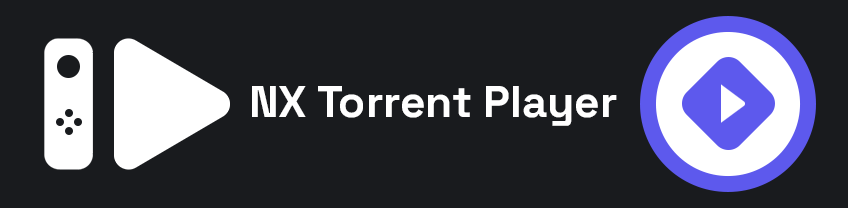
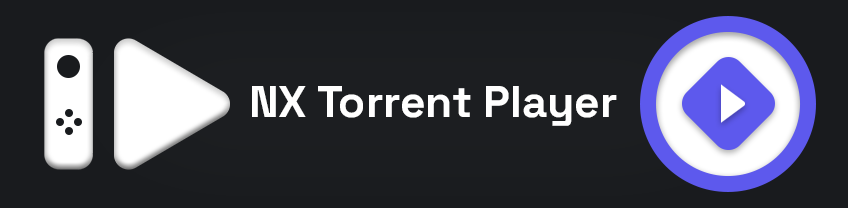
Layer changes from the first 848 x 208 image to the second:
pixels changed over [44, 32, 801, 176] (layer not identified)